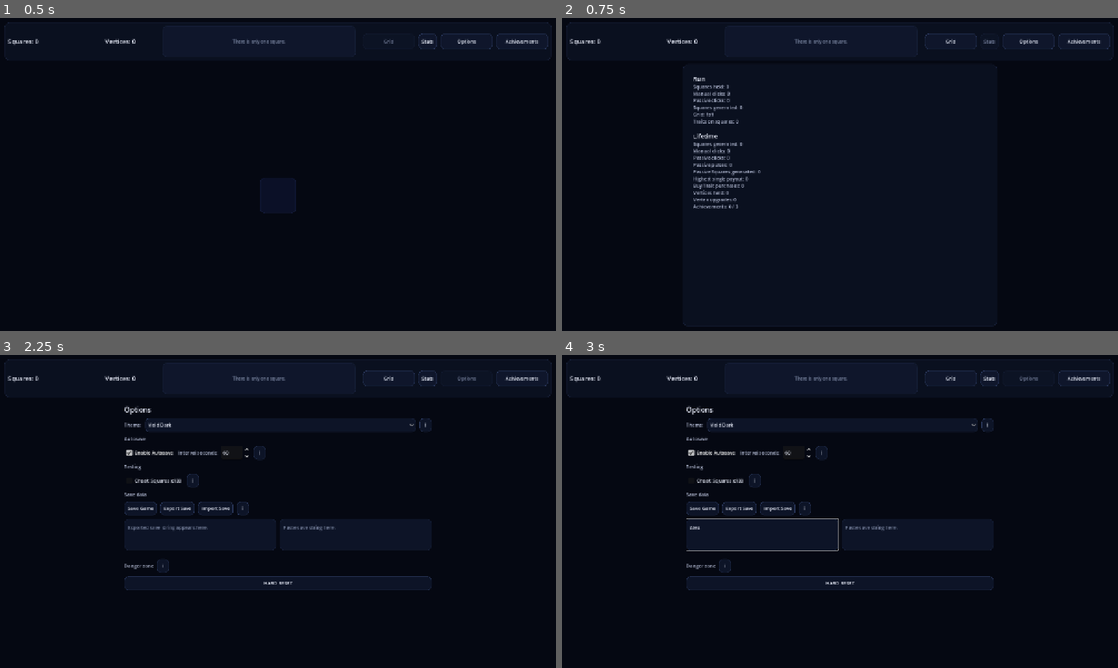
Above: before the commit, frames 1-4 (two rows, left to right).
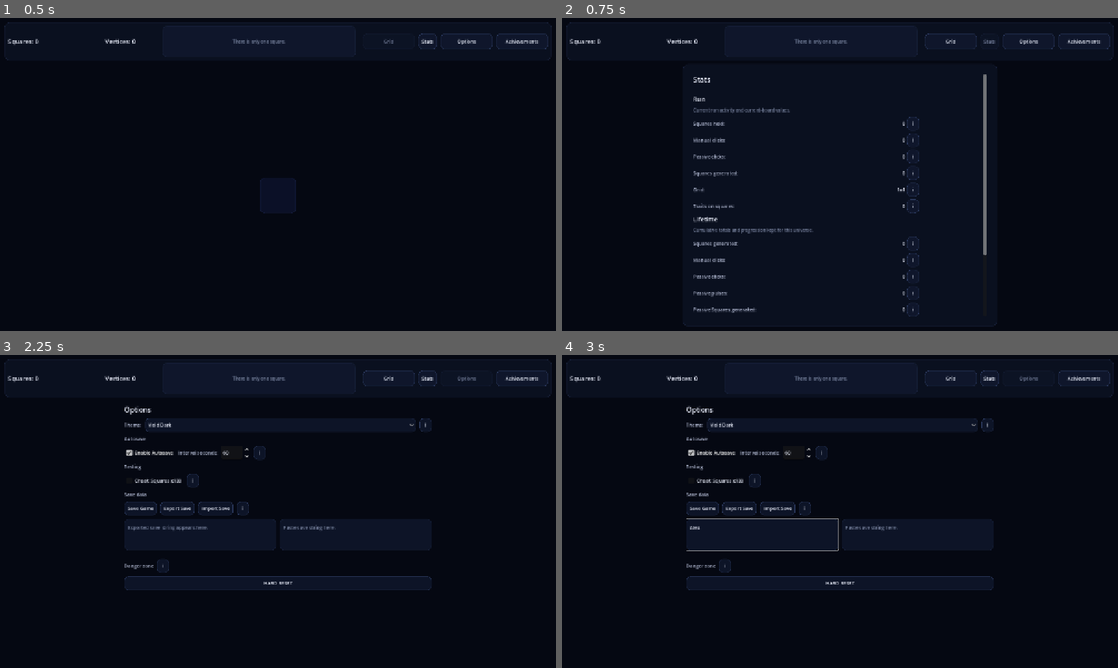
Above: after the commit, the same moments.

Repository: franciscoCapa27/Squared_2
Game: Godot game, scene res://scenes/main/Main.tscn
The game is run twice, just before and just after one commit, with the same random seed, the same clock (stepped at 60 frames per second) and the same inputs.
Inputs (mouse positions are in pixels of both pictures, inside the frame that each line leads up to):
- Up to frame 1 (0.5 s): no input
- Up to frame 2 (0.75 s): click "Stats" at 0.5 s
- Up to frame 3 (2.25 s): click "Grid" at 1.25 s; click "Options" at 2 s
- Up to frame 4 (3 s): click (762, 533) at 2.77 s; type "Alex" at 2.85 s

Frame 1 is identical in both runs. In frame 2, 2.6% of the frame differs, in the area x 23-77%, y 18-96%; in frame 3, less than 0.1%; in frame 4, less than 0.1%.

Commit message:
feat(ui): add Stats explanations (#173)
Keep the existing read-only Run and Lifetime values while presenting them as compact rows with purpose text and shared contextual help.

Diff:
--- a/squared-2/scenes/main/Main.tscn
+++ b/squared-2/scenes/main/Main.tscn
@@ -705,13 +705,33 @@
 theme_override_constants/margin_right = 16
 theme_override_constants/margin_bottom = 16
 
-[node name="StatsLabel" type="RichTextLabel" parent="RootMargin/MainVBox/BodyHBox/CenterPageRoot/StatsPage/StatsMargin" unique_id=152981671]
-unique_name_in_owner = true
-layout_mode = 2
-size_flags_horizontal = 3
-size_flags_vertical = 3
+[node name="StatsScroll" type="ScrollContainer" parent="RootMargin/MainVBox/BodyHBox/CenterPageRoot/StatsPage/StatsMargin" unique_id=152981671]
+unique_name_in_owner = true
+layout_mode = 2
+size_flags_horizontal = 3
+size_flags_vertical = 3
+horizontal_scroll_mode = 0
+
+[node name="StatsContent" type="VBoxContainer" parent="RootMargin/MainVBox/BodyHBox/CenterPageRoot/StatsPage/StatsMargin/StatsScroll" unique_id=152981672]
+layout_mode = 2
+custom_minimum_size = Vector2(520, 0)
+size_flags_horizontal = 4
+theme_override_constants/separation = 12
+
+[node name="StatsTitle" type="Label" parent="RootMargin/MainVBox/BodyHBox/CenterPageRoot/StatsPage/StatsMargin/StatsScroll/StatsContent" unique_id=152981673]
+unique_name_in_owner = true
+layout_mode = 2
+text = "Stats"
+
+[node name="StatsDescription" type="RichTextLabel" parent="RootMargin/MainVBox/BodyHBox/CenterPageRoot/StatsPage/StatsMargin/StatsScroll/StatsContent" unique_id=152981674]
+unique_name_in_owner = true
+layout_mode = 2
 bbcode_enabled = true
-text = "Run statistics will appear here."
+text = "A read-only view of this universe's current activity and long-term progress. Select an i beside a value to learn what it records."
+
+[node name="StatsList" type="VBoxContainer" parent="RootMargin/MainVBox/BodyHBox/CenterPageRoot/StatsPage/StatsMargin/StatsScroll/StatsContent" unique_id=152981675]
+unique_name_in_owner = true
+layout_mode = 2
 
 [node name="RightPanel" type="VBoxContainer" parent="RootMargin/MainVBox/BodyHBox" unique_id=772359619]
 unique_name_in_owner = true
--- a/squared-2/scripts/ui/stats_page.gd
+++ b/squared-2/scripts/ui/stats_page.gd
@@ -1,10 +1,20 @@
 extends Control
 class_name StatsPage
 
-@onready var stats_label: RichTextLabel = %StatsLabel
+const CONTEXTUAL_HELP_SCENE: PackedScene = preload("res://scenes/ui/ContextualHelp.tscn")
+
+@onready var stats_title_label: Label = %StatsTitle
+@onready var stats_description: RichTextLabel = %StatsDescription
+@onready var stats_list: VBoxContainer = %StatsList
+
+var _stat_value_labels: Dictionary = {}
+var _stat_name_labels: Array[Label] = []
+var _section_title_labels: Array[Label] = []
+var _section_purpose_labels: Array[Label] = []
 
 
 func _ready() -> void:
+	_build_stat_list()
 	EventBus.squares_changed.connect(_on_state_changed)
 	EventBus.vertices_changed.connect(_on_state_changed)
 	EventBus.trait_purchase_changed.connect(_on_trait_purchase_changed)
@@ -50,48 +60,126 @@
 		passive_pulses += generator_instance.lifetime_pulses
 		passive_squares += generator_instance.lifetime_squares_generated
 
-	stats_label.text = "[font_size=%d][color=%s]Run[/color][/font_size]\n" % [
-		ThemeSystem.get_font_size("panel_title"),
-		ThemeSystem.get_color("text_primary").to_html(false)
-	]
-	stats_label.text += _format_stat_lines([
-		["Squares held", NumberFormatter.amount(GameState.squares)],
-		["Manual clicks", NumberFormatter.integer_amount(run_manual_clicks)],
-		["Passive clicks", NumberFormatter.integer_amount(run_passive_clicks)],
-		["Squares generated", NumberFormatter.amount(run_squares_generated)],
-		["Grid", "%sx%s" % [GameState.grid_size, GameState.grid_size]],
-		["Traits on squares", NumberFormatter.integer_amount(traited_squares)]
+	_set_stat_value("run_squares_held", NumberFormatter.amount(GameState.squares))
+	_set_stat_value("run_manual_clicks", NumberFormatter.integer_amount(run_manual_clicks))
+	_set_stat_value("run_passive_clicks", NumberFormatter.integer_amount(run_passive_clicks))
+	_set_stat_value("run_squares_generated", NumberFormatter.amount(run_squares_generated))
+	_set_stat_value("run_grid", "%sx%s" % [GameState.grid_size, GameState.grid_size])
+	_set_stat_value("run_traited_squares", NumberFormatter.integer_amount(traited_squares))
+
+	_set_stat_value("lifetime_squares_generated", NumberFormatter.amount(lifetime_squares_generated))
+	_set_stat_value("lifetime_manual_clicks", NumberFormatter.integer_amount(lifetime_manual_clicks))
+	_set_stat_value("lifetime_passive_clicks", NumberFormatter.integer_amount(lifetime_passive_clicks))
+	_set_stat_value("lifetime_passive_pulses", NumberFormatter.integer_amount(passive_pulses))
+	_set_stat_value("lifetime_passive_squares", NumberFormatter.amount(passive_squares))
+	_set_stat_value("lifetime_highest_single_payout", NumberFormatter.amount(highest_single_payout))
+	_set_stat_value("lifetime_trait_purchases", NumberFormatter.integer_amount(GameState.trait_purchase_count))
+	_set_stat_value("lifetime_vertices_held", NumberFormatter.integer_amount(GameState.vertices))
+	_set_stat_value("lifetime_vertex_upgrades", NumberFormatter.integer_amount(_get_purchased_upgrade_count()))
+	_set_stat_value("lifetime_achievements", "%s / %s" % [
+		AchievementSystem.get_unlocked_count(),
+		AchievementDatabase.get_all_achievements().size()
 	])
-	stats_label.text += "\n[font_size=%d][color=%s]Lifetime[/color][/font_size]\n" % [
-		ThemeSystem.get_font_size("panel_title"),
-		ThemeSystem.get_color("text_primary").to_html(false)
-	]
-	stats_label.text += _format_stat_lines([
-		["Squares generated", NumberFormatter.amount(lifetime_squares_generated)],
-		["Manual clicks", NumberFormatter.integer_amount(lifetime_manual_clicks)],
-		["Passive clicks", NumberFormatter.integer_amount(lifetime_passive_clicks)],
-		["Passive pulses", NumberFormatter.integer_amount(passive_pulses)],
-		["Passive Squares generated", NumberFormatter.amount(passive_squares)],
-		["Highest single payout", NumberFormatter.amount(highest_single_payout)],
-		["Buy Trait purchases", NumberFormatter.integer_amount(GameState.trait_purchase_count)],
-		["Vertices held", NumberFormatter.integer_amount(GameState.vertices)],
-		["Vertex upgrades", NumberFormatter.integer_amount(_get_purchased_upgrade_count())],
-		["Achievements", "%s / %s" % [
-			AchievementSystem.get_unlocked_count(),
-			AchievementDatabase.get_all_achievements().size()
-		]]
-	])
-
-
-func _format_stat_lines(lines: Array) -> String:
-	var result: Array[String] = []
-	for line: Array in lines:
-		result.append("[color=%s]%s:[/color] %s" % [
-			ThemeSystem.get_color("text_secondary").to_html(false),
-			line[0],
-			line[1]
-		])
-	return "\n".join(result) + "\n"
+
+
+func _build_stat_list() -> void:
+	for child: Node in stats_list.get_children():
+		child.queue_free()
+
+	_stat_value_labels.clear()
+	_stat_name_labels.clear()
+	_section_title_labels.clear()
+	_section_purpose_labels.clear()
+
+	_add_stat_section(
+		"Run",
+		"Current run activity and current-board values.",
+		[
+			["run_squares_held", "Squares held", "Current Squares total for this run.", "Current Squares"],
+			["run_manual_clicks", "Manual clicks", "Manual clicks recorded during this run.", "Manual clicks"],
+			["run_passive_clicks", "Passive clicks", "Passive generator clicks recorded during this run.", "Passive clicks"],
+			["run_squares_generated", "Squares generated", "Squares produced by manual and passive clicks during this run.", "Squares generated"],
+			["run_grid", "Grid", "The current grid width and height.", "Grid size"],
+			["run_traited_squares", "Traits on squares", "How many current squares have at least one Trait.", "Traits on squares"]
+		]
+	)
+	_add_stat_section(
+		"Lifetime",
+		"Cumulative totals and progression kept for this universe.",
+		[
+			["lifetime_squares_generated", "Squares generated", "Total Squares produced across all runs.", "Lifetime Squares generated"],
+			["lifetime_manual_clicks", "Manual clicks", "Total manual clicks recorded across all runs.", "Lifetime manual clicks"],
+			["lifetime_passive_clicks", "Passive clicks", "Total passive generator clicks recorded across all runs.", "Lifetime passive clicks"],
+			["lifetime_passive_pulses", "Passive pulses", "Total times passive generators have paid out.", "Passive pulses"],
+			["lifetime_passive_squares", "Passive Squares generated", "Total Squares produced by passive generators.", "Passive Squares generated"],
+			["lifetime_highest_single_payout", "Highest single payout", "The largest one-time Squares payout recorded from any click.", "Highest single payout"],
+			["lifetime_trait_purchases", "Buy Trait purchases", "The total number of Buy Trait purchases made.", "Buy Trait purchases"],
+			["lifetime_vertices_held", "Vertices held", "Current Vertices total.", "Current Vertices"],
+			["lifetime_vertex_upgrades", "Vertex upgrades", "The total number of Vertex upgrade purchases made.", "Vertex upgrades"],
+			["lifetime_achievements", "Achievements", "Unlocked achievements compared with the total available.", "Achievements"]
+		]
+	)
+
+
+func _add_stat_section(
+	title: String,
+	purpose: String,
+	definitions: Array[Array]
+) -> void:
+	var section: VBoxContainer = VBoxContainer.new()
+	ThemeLayoutHelper.apply_box_separation(section, "section_gap")
+	stats_list.add_child(section)
+
+	var section_title: Label = Label.new()
+	section_title.text = title
+	_section_title_labels.append(section_title)
+	section.add_child(section_title)
+
+	var section_purpose: Label = Label.new()
+	section_purpose.text = purpose
+	section_purpose.autowrap_mode = TextServer.AUTOWRAP_WORD_SMART
+	_section_purpose_labels.append(section_purpose)
+	section.add_child(section_purpose)
+
+	var rows: VBoxContainer = VBoxContainer.new()
+	ThemeLayoutHelper.apply_box_separation(rows, "card_gap")
+	section.add_child(rows)
+
+	for definition: Array in definitions:
+		_add_stat_row(rows, definition)
+
+
+func _add_stat_row(rows: VBoxContainer, definition: Array) -> void:
+	var row: HBoxContainer = HBoxContainer.new()
+	row.custom_minimum_size.y = 28.0
+	rows.add_child(row)
+
+	var name_label: Label = Label.new()
+	name_label.text = "%s:" % definition[1]
+	name_label.vertical_alignment = VERTICAL_ALIGNMENT_CENTER
+	_stat_name_labels.append(name_label)
+	row.add_child(name_label)
+
+	var value_label: Label = Label.new()
+	value_label.text = "0"
+	value_label.horizontal_alignment = HORIZONTAL_ALIGNMENT_RIGHT
+	value_label.vertical_alignment = VERTICAL_ALIGNMENT_CENTER
+	value_label.size_flags_horizontal = Control.SIZE_EXPAND_FILL
+	_stat_value_labels[definition[0]] = value_label
+	row.add_child(value_label)
+
+	var help_button: ContextualHelp = CONTEXTUAL_HELP_SCENE.instantiate() as ContextualHelp
+	help_button.help_title = definition[3]
+	help_button.help_detail = definition[2]
+	help_button.tooltip_text = "%s\n%s" % [definition[3], definition[2]]
+	row.add_child(help_button)
+
+
+func _set_stat_value(stat_id: String, value: String) -> void:
+	var value_label: Label = _stat_value_labels.get(stat_id) as Label
+	if value_label == null:
+		return
+	value_label.text = value
 
 
 func _get_purchased_upgrade_count() -> int:
@@ -102,10 +190,19 @@
 
 
 func _apply_theme() -> void:
-	if stats_label == null:
+	if stats_title_label == null:
 		return
 	add_theme_stylebox_override("panel", ThemeSystem.make_panel_style())
-	ThemeTextHelper.apply_body_rich_text(stats_label)
+	ThemeTextHelper.apply_page_title(stats_title_label)
+	ThemeTextHelper.apply_body_rich_text(stats_description)
+	for label: Label in _section_title_labels:
+		ThemeTextHelper.apply_panel_title(label)
+	for label: Label in _section_purpose_labels:
+		ThemeTextHelper.apply_detail_label(label)
+	for label: Label in _stat_name_labels:
+		ThemeTextHelper.apply_body_label(label)
+	for value_label: Label in _stat_value_labels.values():
+		ThemeTextHelper.apply_primary_label(value_label)
 	refresh()
 
 
